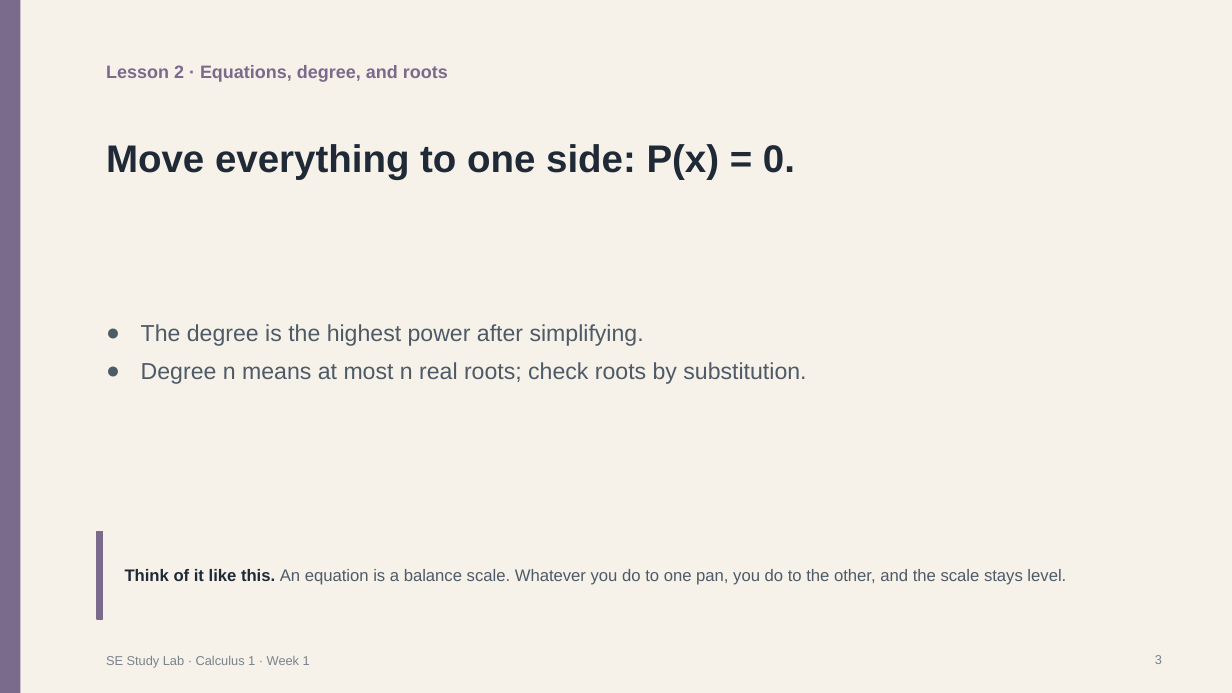
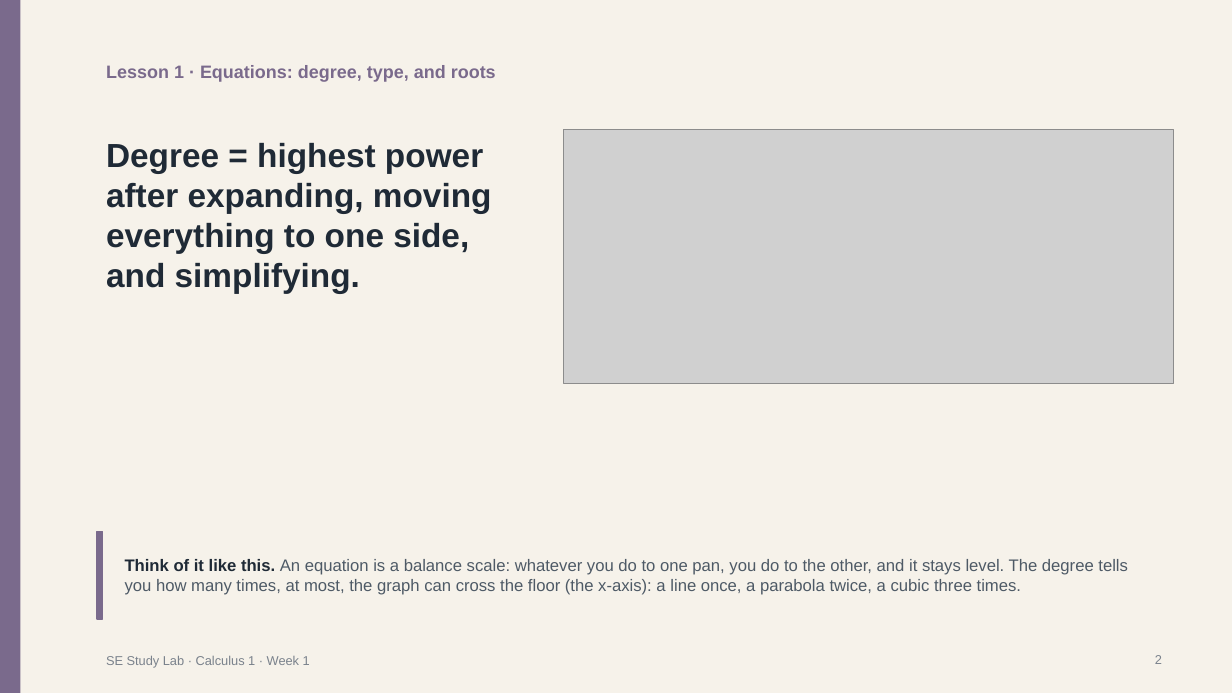
Before and after one commit to jdswe/se-study-lab, a slide deck: slide 2 of public/downloads/en/y1-t1-m3-calc-w1/slides.pptx (slide 3 before the commit). Drawn at 1232x693 pixels with LibreOffice and Linux fonts; fonts in the diff are those of the drawing; grey boxes stand for pictures. Boxes give left, top, right and bottom in pixels: in the first picture for what was removed or moved away, otherwise in the second. Text is boxed around its words. In the diff, an @@ line names an element or a change of style, - is before the commit and + after.

```diff
--- a/public/downloads/en/y1-t1-m3-calc-w1/slides.pptx
+++ b/public/downloads/en/y1-t1-m3-calc-w1/slides.pptx
@@ text at bbox=[106, 65, 496, 82]: text changed @@
-Lesson 2 · Equations, degree, and roots
+Lesson 1 · Equations: degree, type, and roots
@@ text at bbox=[106, 143, 492, 293]: text changed; size 30 to 26 pt @@
-Move everything to one side: P(x) = 0.
+Degree = highest power after expanding, moving everything to one side, and simplifying.
@@ picture added at bbox=[564, 129, 1174, 384] @@
@@ text removed at bbox=[141, 324, 806, 384] @@
-● The degree is the highest power after simplifying.
-● Degree n means at most n real roots; check roots by substitution.
@@ text at bbox=[125, 559, 1128, 595]: text changed @@
-Think of it like this. An equation is a balance scale. Whatever you do to one pan, you do to the other, and the scale stays level.
+Think of it like this. An equation is a balance scale: whatever you do to one pan, you do to the other, and it stays level. The degree tells you how many times, at most, the graph can cross the floor (the x-axis): a line once, a parabola twice, a cubic three times.
```
Also in this commit, not shown: 8 other slides changed, 2 slides added, 2 slides removed, 47 other files.
